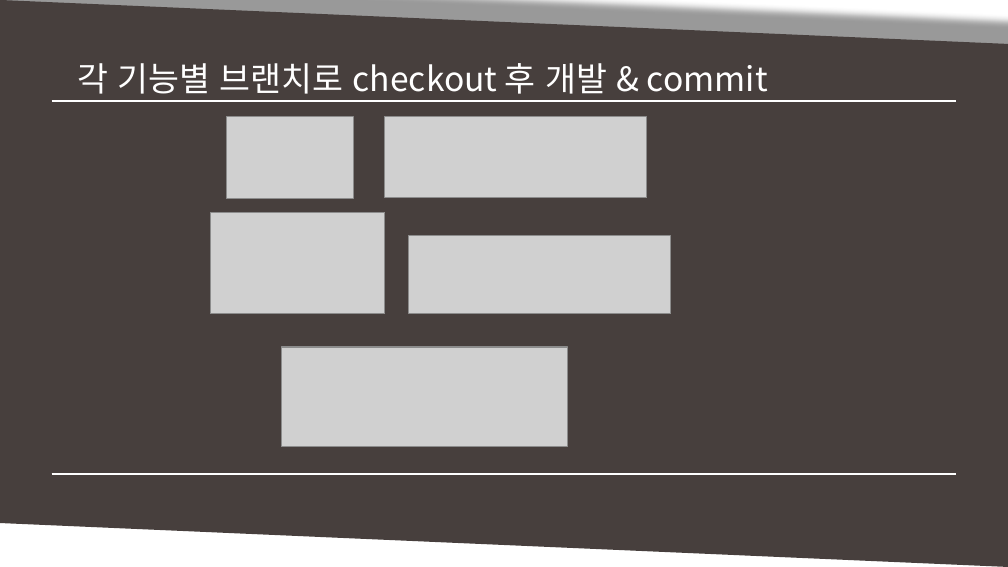
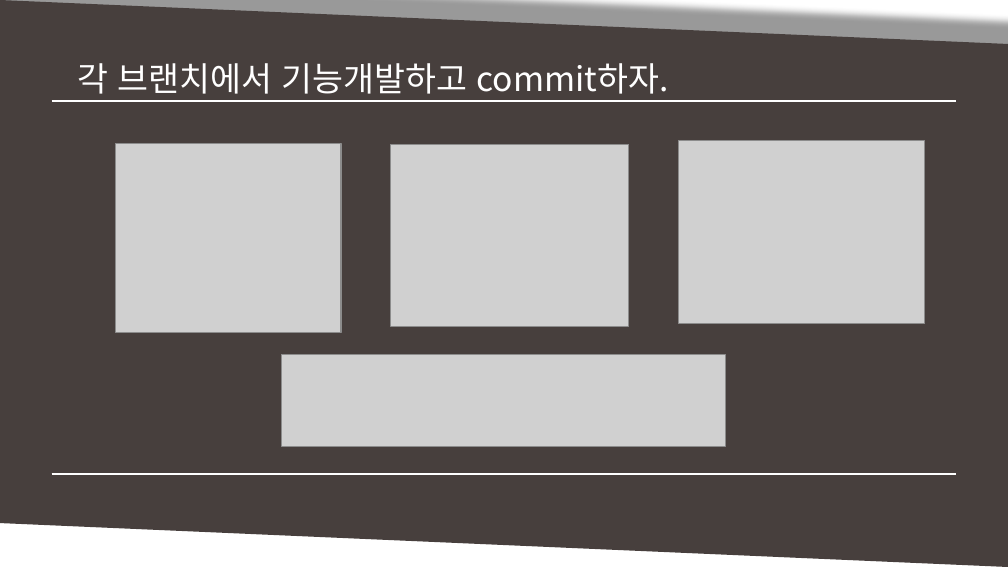
Before and after one commit to MinSikMoon/pptgit, a slide deck: slide 25 of git발표.pptx (slide 23 before the commit). Drawn at 1008x567 pixels with LibreOffice and Linux fonts; fonts in the diff are those of the drawing; grey boxes stand for pictures. Boxes give left, top, right and bottom in pixels: in the first picture for what was removed or moved away, otherwise in the second. Text is boxed around its words. In the diff, an @@ line names an element or a change of style, - is before the commit and + after.

```diff
--- a/git발표.pptx
+++ b/git발표.pptx
@@ text at <box>77,63,668,101</box>: text changed @@
-각 기능별 브랜치로 checkout 후 개발 & commit
+각 브랜치에서 기능개발하고 commit하자.
@@ picture removed at <box>226,117,353,199</box> @@
@@ picture removed at <box>385,117,647,198</box> @@
@@ picture added at <box>115,144,341,333</box> @@
@@ picture added at <box>391,144,629,326</box> @@
@@ picture added at <box>678,141,924,325</box> @@
@@ picture removed at <box>211,212,385,313</box> @@
@@ picture removed at <box>409,236,671,314</box> @@
@@ picture: place and size @@
-picture at <box>282,347,568,447</box>
+picture at <box>282,355,727,447</box>
```
Also in this commit, not shown: 13 other slides changed, 7 slides added, 1 slide removed.
